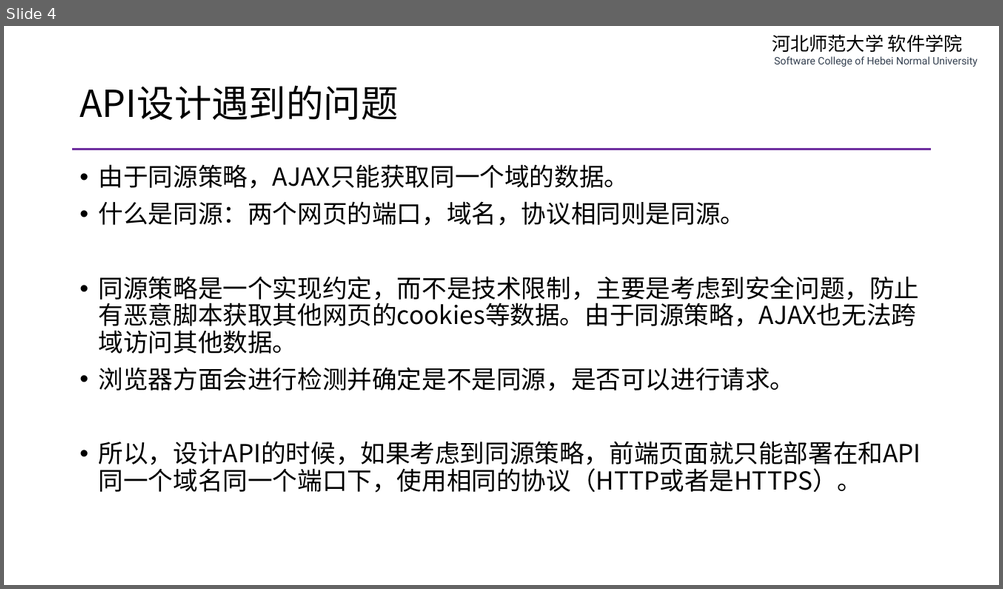
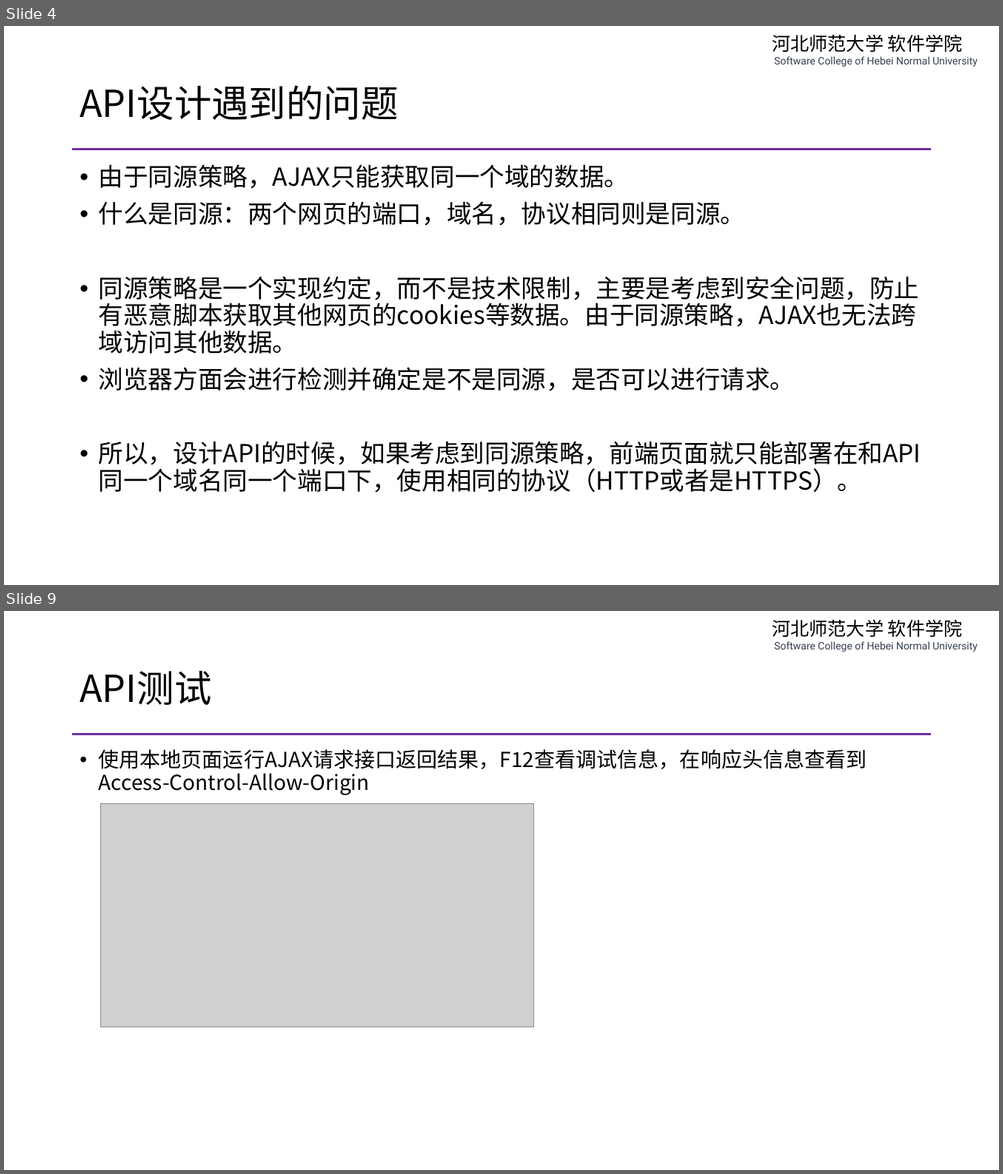
Before and after one commit to edu2act/course-php-serverside-development-on-linux, a slide deck: materials/slides/ch12-wcms-api-design.pptx. Shown one above the other, each under a label of ours: slide 4 before the commit, slides 4 and 9 after it; the slides between them are not shown. The pictures are 1003x589 and 1003x1174 pixels, drawn with LibreOffice and Linux fonts; fonts in the diff are those of the drawing; grey boxes stand for pictures. Boxes give left, top, right and bottom in pixels: in the first picture for what was removed or moved away, otherwise in the second. Text is boxed around its words. In the diff, an @@ line names an element or a change of style, - is before the commit and + after.

```diff
--- a/materials/slides/ch12-wcms-api-design.pptx
+++ b/materials/slides/ch12-wcms-api-design.pptx
@@ slide 9 added at box(4, 611, 999, 1170), background #FFFFFF; not listed: 2 template elements that a slide beside it also shows @@
@@ title added at box(79, 671, 211, 705), 36 pt, text #000000 @@
+API测试
@@ text added at box(99, 749, 867, 795), 20 pt, text #000000 @@
+• 使用本地页面运行AJAX请求接口返回结果，F12查看调试信息，在响应头信息查看到Access-Control-Allow-Origin
@@ picture added at box(101, 803, 534, 1028) @@
```
Also in this commit, not shown: 5 slides changed, 1 other slide added, 2 slides removed, 15 other files.
